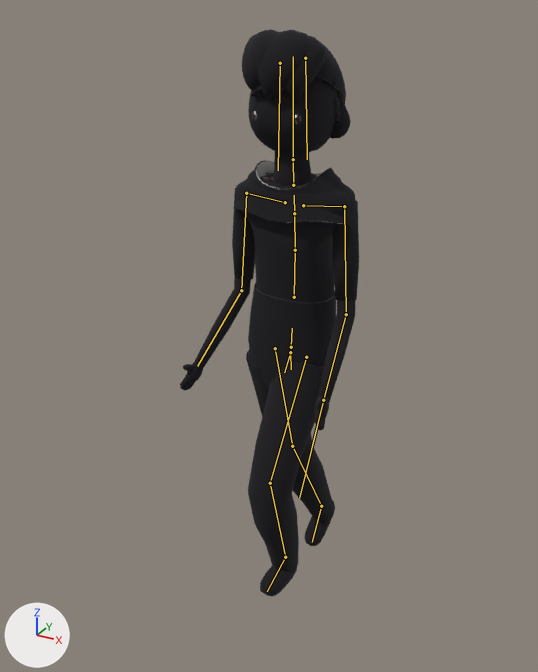
Renders of the FBX model unity/KatsushikaCampusDays/Assets/Models/Characters/student_m/student_m.fbx from each side of a commit.
One viewpoint serves both versions: a 50 mm camera at (0.892, -1.776, 1.768) aimed at (-0.086, 0.002, 0.879). Arrows for +X, +Y and +Z are at lower left; the lights stay in place. The first picture is the older version. Both versions are drawn at frame 7 of the action 'Armature|Run'; the numbers are the values there. The bones that change, and the others that lie on the model, are drawn over the model as lines.

In view in the first picture: 'student_m', 'student_m_outline'.
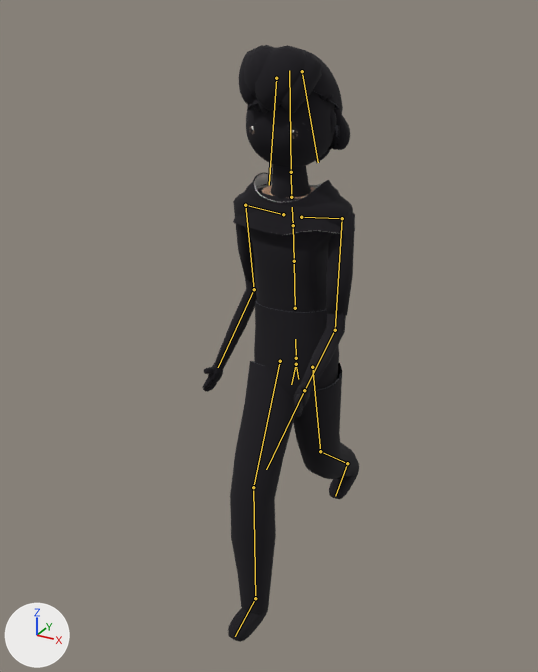
What differs and where, as boxes [x1, y1, x2, y2] in the pictures (538 x 672 px):
'student_m_outline', posed (13% narrower): before [180, 29, 359, 596]; after [203, 45, 359, 642]
'student_m', posed (mostly hidden): before [248, 75, 346, 368]; after [246, 91, 341, 391]
bone 'Hips', root to tip: before (291, 347) to (292, 328); after (296, 358) to (295, 339)
bone 'Spine', root to tip: before (294, 297) to (295, 250); after (295, 308) to (294, 261)
bone 'Chest', root to tip: before (295, 250) to (294, 213); after (294, 261) to (293, 225)
bone 'UpperChest', root to tip: before (294, 213) to (294, 195); after (293, 225) to (292, 207)
bone 'HairFront', root to tip: before (280, 63) to (278, 170); after (276, 78) to (269, 185)
bone 'HairBack', root to tip: before (305, 58) to (307, 159); after (302, 71) to (318, 162)
bone 'LeftUpperArm', root to tip: before (344, 206) to (346, 314); after (342, 218) to (335, 330)
bone 'LeftLowerArm', root to tip: before (346, 314) to (323, 400); after (335, 330) to (304, 390)
bone 'RightUpperArm', root to tip: before (246, 193) to (241, 290); after (245, 205) to (254, 289)
bone 'RightLowerArm', root to tip: before (241, 290) to (197, 366); after (254, 289) to (218, 367)
bone 'LeftUpperLeg', root to tip: before (306, 357) to (270, 483); after (312, 367) to (320, 451)
bone 'LeftLowerLeg', root to tip: before (270, 483) to (285, 557); after (320, 451) to (347, 463)
bone 'LeftFoot', root to tip: before (285, 557) to (267, 591); after (347, 463) to (335, 496)
bone 'RightUpperLeg', root to tip: before (275, 348) to (292, 446); after (280, 361) to (253, 487)
bone 'RightLowerLeg', root to tip: before (292, 446) to (321, 506); after (253, 487) to (255, 598)
bone 'RightFoot', root to tip: before (321, 506) to (312, 542); after (255, 598) to (235, 636)

The change in detail:
Bone 'Hips' (bone_hips) moves from (-0.01, -0.015, 0.0) to (0.006, -0.047, 0.0).
Bone 'Hips' (bone_hips) turns from (0, 1, -3) to (0, 4, 2) degrees about its own x, y and z.
Bone 'Spine' (bone_spine) turns from (3, 0, 1) to (3, -2, -1) degrees about its own x, y and z.
Bone 'Chest' (bone_chest) turns from (2, 0, 1) to (2, -1, 0) degrees about its own x, y and z.
Bone 'UpperChest' (bone_upperchest) turns from (2, 0, 1) to (2, -1, 0) degrees about its own x, y and z.
Bone 'HairFront' (bone_hairfront) turns from (4, 0, -2) to (-5, 0, -3) degrees about its own x, y and z.
Bone 'HairBack' (bone_hairback) turns from (-8, 0, -3) to (9, 0, -4) degrees about its own x, y and z.
Bone 'LeftUpperArm' (bone_leftupperarm) turns from (-26, 2, 22) to (-35, -3, 16) degrees about its own x, y and z.
Bone 'LeftLowerArm' (bone_leftlowerarm) turns from (-35, -9, -33) to (-46, -20, -33) degrees about its own x, y and z.
Bone 'RightUpperArm' (bone_rightupperarm) turns from (-23, -3, -24) to (-11, -6, -32) degrees about its own x, y and z.
Bone 'RightLowerArm' (bone_rightlowerarm) turns from (-33, 8, 32) to (-38, 12, 33) degrees about its own x, y and z.
Bone 'LeftUpperLeg' (bone_leftupperleg) turns from (-32, 0, -1) to (18, -1, 2) degrees about its own x, y and z.
Bone 'LeftLowerLeg' (bone_leftlowerleg) turns from (52, 0, 0) to (35, 0, 0) degrees about its own x, y and z.
Bone 'LeftFoot' (bone_leftfoot) turns from (-28, 2, -1) to (-44, 4, 0) degrees about its own x, y and z.
Bone 'RightUpperLeg' (bone_rightupperleg) turns from (11, 1, -6) to (-32, 0, 0) degrees about its own x, y and z.
Bone 'RightLowerLeg' (bone_rightlowerleg) turns from (18, 0, 0) to (30, 0, 0) degrees about its own x, y and z.
Bone 'RightFoot' (bone_rightfoot) turns from (-1, -2, 3) to (-4, 0, 4) degrees about its own x, y and z.
